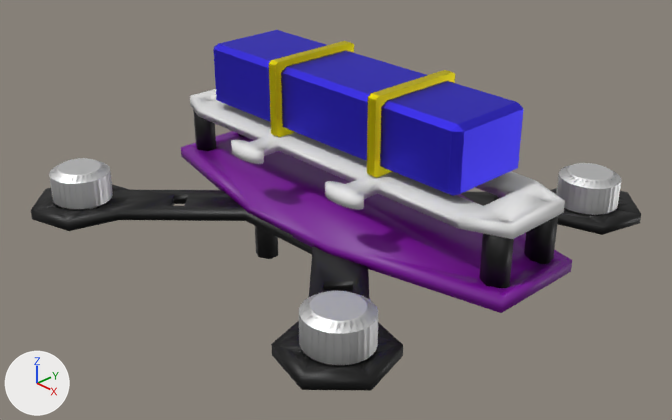
A saved change to the Blender file blender/custom.blend.
Camera for both pictures: a 50 mm lens placed at (0.1088, -0.1022, 0.0803), pointed at (0.0036, -0.0033, 0.0097). Lighting does not change. The marker at lower left points along +X, +Y and +Z.

Script lines for the objects in view, before the commit:
```python
ob_carbon_fiber_frame_top_longer = bpy.data.objects.new('Carbon Fiber Frame Top Longer', me_carbon_fiber_frame_top_longer)
ob_carbon_fiber_frame_top_longer.location = (0.0, -0.003, 0.0194)
ob_carbon_fiber_frame_top_longer.rotation_euler = (0.0, 0.0, 1.571)  # degrees (0, 0, 90)
ob_carbon_fiber_frame_top_longer.scale = (0.000961, 0.000961, 0.000961)
ob_combo_board = bpy.data.objects.new('Combo Board', me_combo_board)
ob_combo_board.location = (0.0, -0.0043, 0.009)
ob_combo_board.rotation_euler = (0.0, 0.0, 1.571)  # degrees (0, 0, 90)
ob_combo_board.scale = (0.001, 0.001, 0.001)
ob_cube = bpy.data.objects.new('Cube', me_cube)
ob_cube.location = (-0.0071, 0.0013, 0.0279)
ob_cube.scale = (0.005, 0.17, 0.12)
ob_cube_002 = bpy.data.objects.new('Cube.002', me_cube_003)
ob_cube_002.location = (0.0162, 0.0013, 0.0279)
ob_cube_002.scale = (0.005, 0.17, 0.12)
# also in view: 'Cylinder.001' at (-0.0313, -0.0321, 0.012); 'Cube.001' at (0.0029, 0.0015, 0.0279); 'Leg.007' at (0.0387, 0.0064, 0.015); 'Cylinder.003' at (0.0331, -0.0305, 0.012); 'frame_bottom' at (0.0009, -0.0006, 0.0085)
```
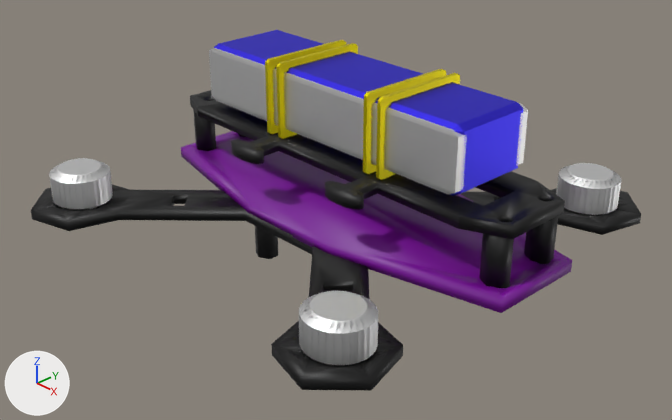
Boxes [x1, y1, x2, y2] around the edits, measured in the pictures (672 x 420 px):
'Cube.007', added
    after: [209, 48, 467, 194]
'Carbon Fiber Frame Top Longer', recoloured (white to black)
    both: [190, 89, 565, 239]
'Cube', moved, rescaled (9% taller)
    before: [269, 41, 354, 137]
    after: [363, 69, 446, 174]
'Cube.002', moved, rescaled
    before: [367, 70, 455, 178]
    after: [376, 73, 460, 180]
'Cube.005', added (yellow)
    after: [276, 43, 358, 139]
'Cube.004', added (yellow)
    after: [265, 40, 346, 134]
'Cube.006', added
    after: [516, 103, 528, 166]

The change, as a diff of the scene's bpy script:
```diff
--- a/blender/custom.blend.py
+++ b/blender/custom.blend.py
@@ me_carbon_fiber_frame_top_longer @@
 me_carbon_fiber_frame_top_longer.from_pydata(...)  # 379 vertices, 778 faces; spans x -12.9..21.2, y -43.5..35.9, z 0.0..2.0
+me_carbon_fiber_frame_top_longer.materials.append(mat_material_023)  # black #000000
@@ ob_cube @@
 ob_cube = bpy.data.objects.new('Cube', me_cube)
-ob_cube.location = (-0.0071, 0.0013, 0.0279)
-ob_cube.scale = (0.005, 0.17, 0.12)
+ob_cube.location = (0.0148, 0.0013, 0.0279)
+ob_cube.scale = (0.002, 0.17, 0.12)
@@ ob_cube_002 @@
 ob_cube_002 = bpy.data.objects.new('Cube.002', me_cube_003)
-ob_cube_002.location = (0.0162, 0.0013, 0.0279)
-ob_cube_002.scale = (0.005, 0.17, 0.12)
+ob_cube_002.location = (0.0177, 0.0013, 0.0279)
+ob_cube_002.scale = (0.002, 0.17, 0.12)
@@ ob_cube_007 @@
+ob_cube_007 = bpy.data.objects.new('Cube.007', me_cube_012)  # 24 vertices, 26 faces; spans x -0.172..0.172, y -0.053..0.053, z -0.056..0.056; in mat_material_028 (white #e7e7e7)
+ob_cube_007.location = (0.0029, -0.0057, 0.0279)
+ob_cube_007.scale = (0.17, 0.0202, 0.0894)
@@ ob_cube_006 @@
+ob_cube_006 = bpy.data.objects.new('Cube.006', me_cube_011)  # 24 vertices, 26 faces; spans x -0.172..0.172, y -0.053..0.053, z -0.056..0.056; in mat_material_027 (white #e7e7e7)
+ob_cube_006.location = (0.0029, 0.0087, 0.0279)
+ob_cube_006.scale = (0.17, 0.0202, 0.0894)
@@ ob_cube_005 @@
+ob_cube_005 = bpy.data.objects.new('Cube.005', me_cube_008)  # 24 vertices, 26 faces; spans x -0.172..0.172, y -0.053..0.053, z -0.056..0.056; in mat_material_026 (yellow #e7d910)
+ob_cube_005.location = (-0.0056, 0.0013, 0.0279)
+ob_cube_005.scale = (0.002, 0.17, 0.12)
@@ ob_cube_004 @@
+ob_cube_004 = bpy.data.objects.new('Cube.004', me_cube_007)  # 24 vertices, 26 faces; spans x -0.172..0.172, y -0.053..0.053, z -0.056..0.056; in mat_material_025 (yellow #e7d910)
+ob_cube_004.location = (-0.0085, 0.0013, 0.0279)
+ob_cube_004.scale = (0.002, 0.17, 0.12)
```
